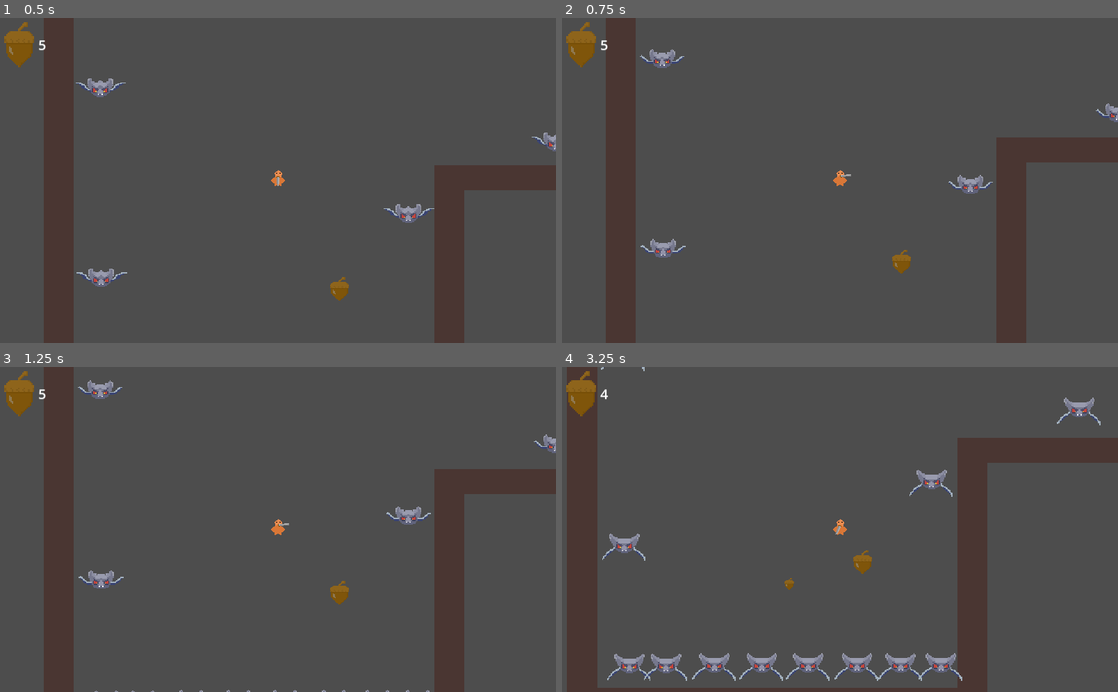
Above: before the commit, frames 1-4 (two rows, left to right).
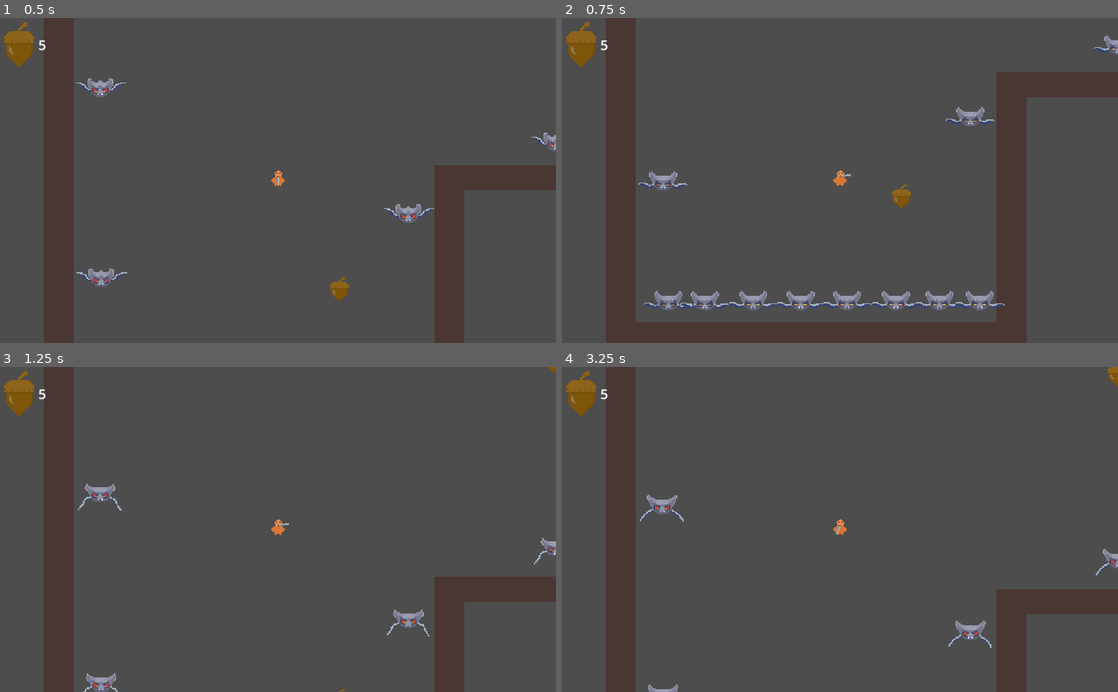
Above: after the commit, the same moments.

Repository: Iceofspade/gwj--73
Game: Godot game, scene res://scenes/main.tscn
The game is run twice, just before and just after one commit, with the same random seed, the same clock (stepped at 60 frames per second) and the same inputs.
Inputs (mouse positions are in pixels of both pictures, inside the frame that each line leads up to):
- Up to frame 1 (0.5 s): no input
- Up to frame 2 (0.75 s): move the mouse to (962, 164) at 0.52 s; press the mouse at (962, 164) at 0.53 s
- Up to frame 3 (1.25 s): right-click (400, 513) at 0.8 s
- Up to frame 4 (3.25 s): move the mouse to (728, 545) at 1.27 s; release the mouse at (728, 545) at 1.28 s; right-click (728, 545) at 1.35 s; click (728, 545) at 1.55 s; move the mouse to (895, 458) at 2.02 s; hold Right mouse button (slow_mo, bound only after the commit) 2.03-2.78 s; tap A (move_L) at 2.1 s; move the mouse to (812, 594) at 2.77 s; tap D (move_R) at 2.85 s; click (812, 594) at 3.05 s

Frame 1 is identical in both runs. In frame 2, 11% of the frame differs, in the area x 13-100%, y 5-100%; in frame 3, 6.0%; in frame 4, 23%, in the area x 0-100%, y 0-100%.

Commit message:
Slow-mo now works with a different button

Diff:
--- a/project.godot
+++ b/project.godot
@@ -51,6 +51,11 @@
 "events": [Object(InputEventKey,"resource_local_to_scene":false,"resource_name":"","device":-1,"window_id":0,"alt_press …(192 unchanged characters)…
 ]
 }
+slow_mo={
+"deadzone": 0.5,
+"events": [Object(InputEventMouseButton,"resource_local_to_scene":false,"resource_name":"","device":-1,"window_id":0,"alt_pressed":false,"shift_pressed":false,"ctrl_pressed":false,"meta_pressed":false,"button_mask":2,"position":Vector2(502, 53),"global_position":Vector2(521, 144),"factor":1.0,"button_index":2,"canceled":false,"pressed":true,"double_click":false,"script":null)
+]
+}
 
 [layer_names]
 
--- a/scenes/player/acorn_shooter.gd
+++ b/scenes/player/acorn_shooter.gd
@@ -22,6 +22,27 @@
 
 
 
+func _unhandled_input(event: InputEvent) -> void:
+	if event.is_action_pressed("slow_mo"):
+		_enter_slow_mo();
+	elif event.is_action_released("slow_mo"):
+		_exit_slow_mo();
+
+
+
+
+func _enter_slow_mo() -> void:
+	Engine.time_scale = 0.1;
+
+
+
+
+func _exit_slow_mo() -> void:
+	Engine.time_scale = 1.0;
+
+
+
+
 func _start_charging_shot() -> void:
 	#_charge_timer.start();
 	pass
--- a/scenes/player/squireely_player.gd
+++ b/scenes/player/squireely_player.gd
@@ -33,16 +33,11 @@
 		velocity.x = move_toward(velocity.x, 0, decceleration * delta)
 		#velocity.x = clamp(velocity.x, -decceleration, decceleration)
 
-	if Input.is_action_just_pressed("shoot") and CollectiblesController.acorn_amount > 0:
-		#slowmo_controler.switch_slowmo_state()
-		Engine.time_scale = 0.1
-
 	if Input.is_action_just_released("shoot") and CollectiblesController.acorn_amount > 0:
 		var trajectory = -(max_knockback * ((mouse_angle * 2).round()/2))
 		velocity = trajectory
 		velocity.x = clamp(velocity.x, -knockback_h ,knockback_h )
 		velocity.y = clamp(velocity.y, -knockback_v ,knockback_v )
-		Engine.time_scale = 1
 
 	move_and_slide()
 
